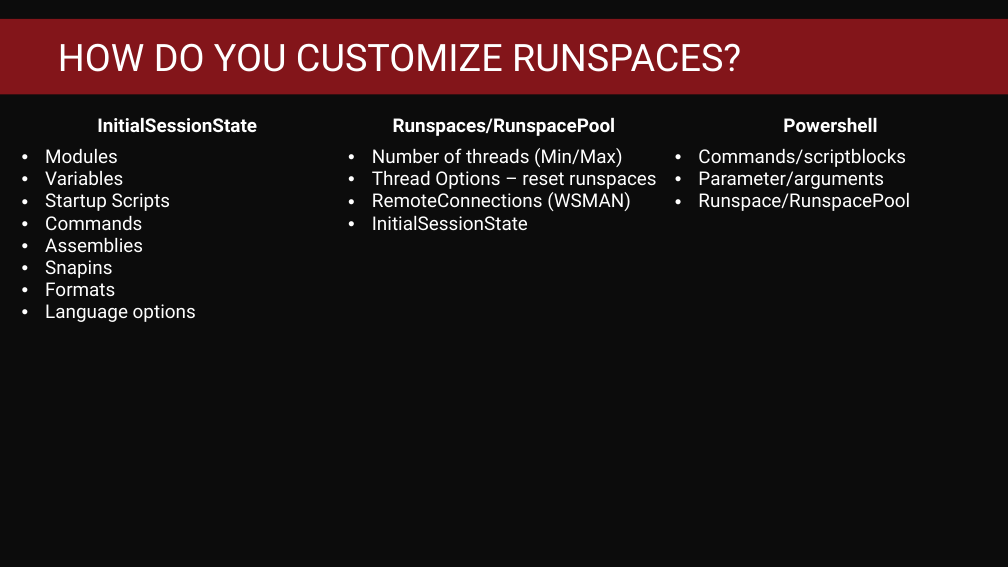
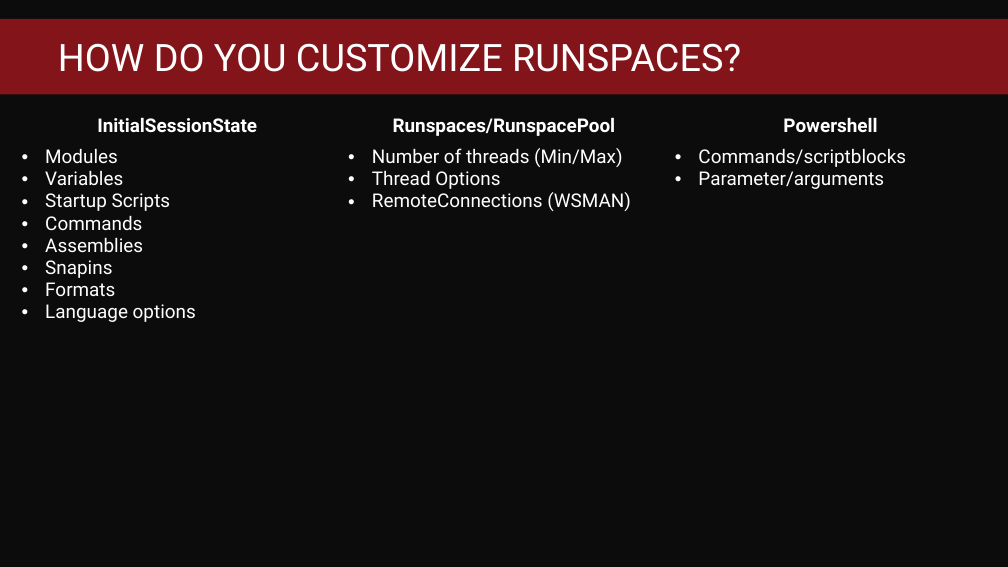
Before and after one commit to DumpsterDave/MMS2019, a slide deck: slide 13 of High-performance powershell through the magic of runspaces.pptx. Drawn at 1008x567 pixels with LibreOffice and Linux fonts; fonts in the diff are those of the drawing; background and template pictures are left out. Boxes give left, top, right and bottom in pixels: in the first picture for what was removed or moved away, otherwise in the second. Text is boxed around its words. In the diff, an @@ line names an element or a change of style, - is before the commit and + after.

Commit message:
powerpoint

```diff
--- a/High-performance powershell through the magic of runspaces.pptx
+++ b/High-performance powershell through the magic of runspaces.pptx
@@ table at <box>14,112,994,332</box> @@
-row 2, column 2: Number of threads (Min/Max) / Thread Options – reset runspaces / RemoteConnections (WSMAN) / InitialSessionState
+row 2, column 2: Number of threads (Min/Max) / Thread Options / RemoteConnections (WSMAN)
-row 2, column 3: Commands/scriptblocks / Parameter/arguments / Runspace/RunspacePool
+row 2, column 3: Commands/scriptblocks / Parameter/arguments
```
Also in this commit, not shown: 1 other slide changed.
